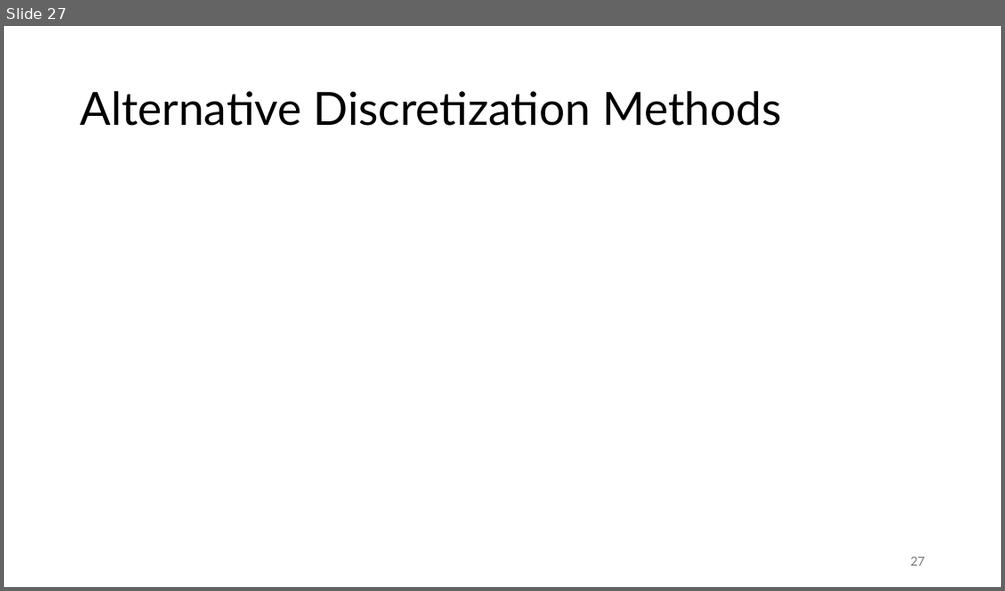
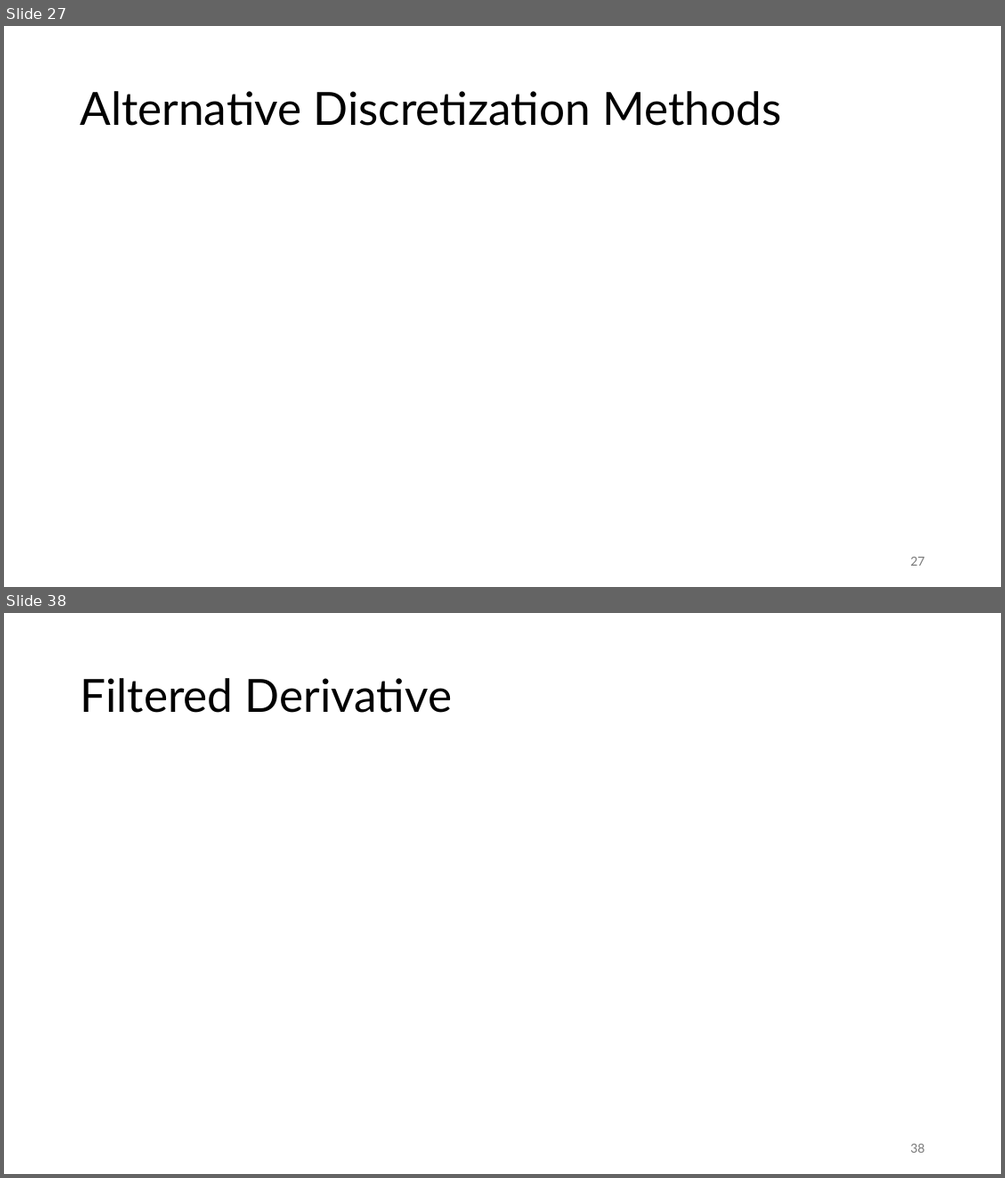
Before and after one commit to FelixWick/control_engineering, a slide deck: slides/6_discrete_controllers.pptx. Shown one above the other, each under a label of ours: slide 27 before the commit, slides 27 and 38 after it; the slides between them are not shown. The pictures are 1005x591 and 1005x1178 pixels, drawn with LibreOffice and Linux fonts; fonts in the diff are those of the drawing; grey boxes stand for pictures. Boxes give left, top, right and bottom in pixels: in the first picture for what was removed or moved away, otherwise in the second. Text is boxed around its words. In the diff, an @@ line names an element or a change of style, - is before the commit and + after.

```diff
--- a/slides/6_discrete_controllers.pptx
+++ b/slides/6_discrete_controllers.pptx
@@ slide 38 added at (4,613,1001,1174), background #FFFFFF @@
@@ title added at (80,678,453,713), 44 pt, text #000000 @@
+Filtered Derivative
@@ page number added at (910,1143,924,1152), 12 pt, text #797979 @@
+38
```
Also in this commit, not shown: 9 slides changed, 2 other slides added, 3 slides removed, 2 other files.
